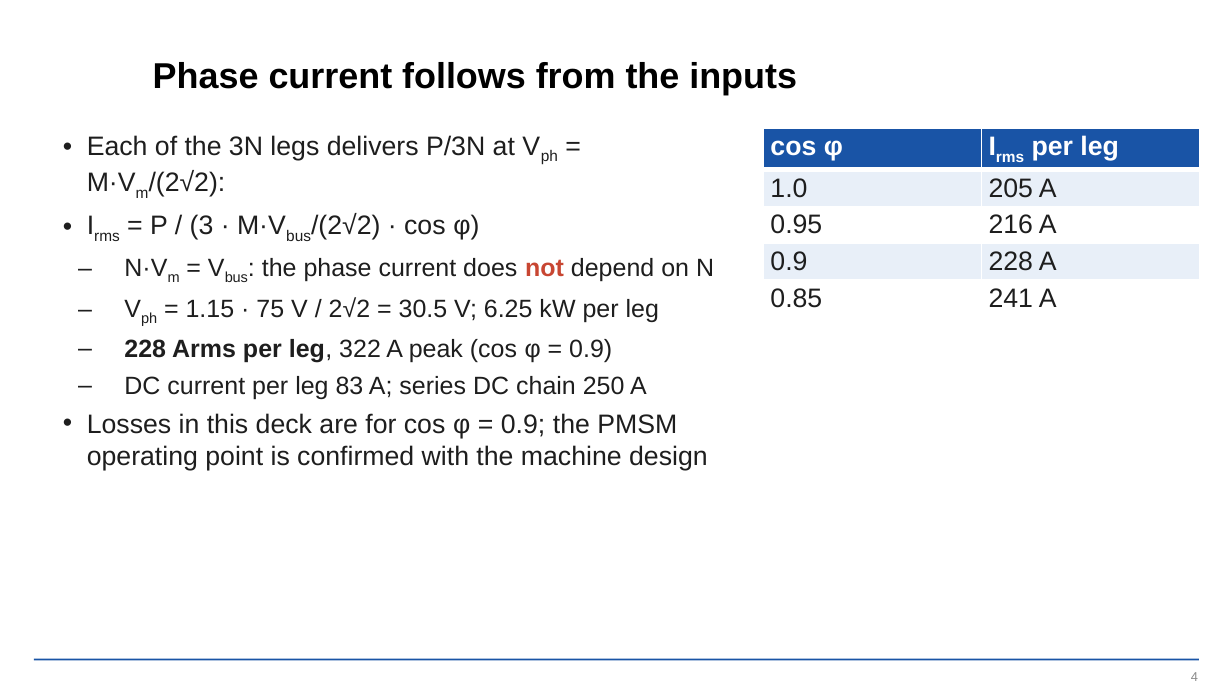
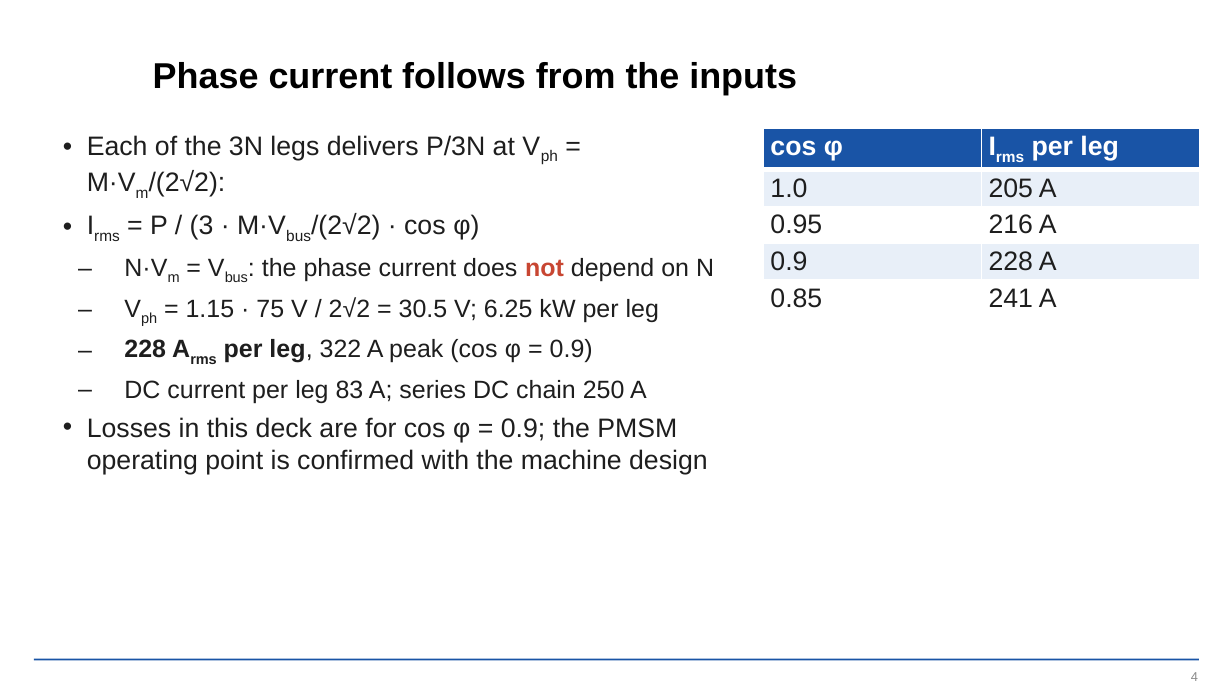
Before and after one commit to EnesAyaz/KTH, a slide deck: slide 4 of PCB-Design/reports/slides/spb_revb_design_flow.pptx. Drawn at 1232x693 pixels with LibreOffice and Linux fonts; fonts in the diff are those of the drawing; background and template pictures are left out. Boxes give left, top, right and bottom in pixels: in the first picture for what was removed or moved away, otherwise in the second. Text is boxed around its words. In the diff, an @@ line names an element or a change of style, - is before the commit and + after.

```diff
--- a/PCB-Design/reports/slides/spb_revb_design_flow.pptx
+++ b/PCB-Design/reports/slides/spb_revb_design_flow.pptx
@@ text at (x1=124, y1=339, x2=593, y2=363): now subscript in "Arms" @@
```
Also in this commit, not shown: 1 other slide changed, 2 other files.
